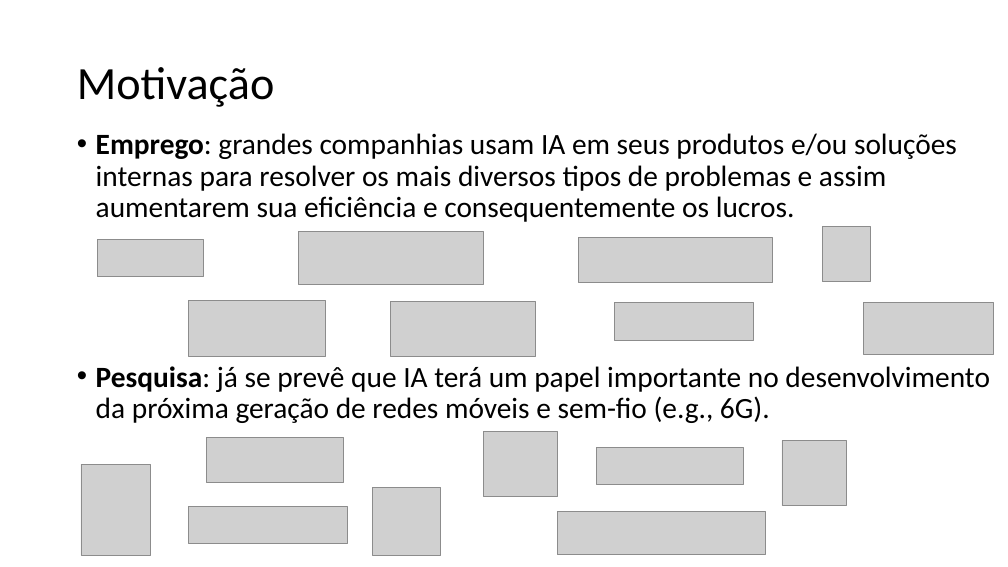
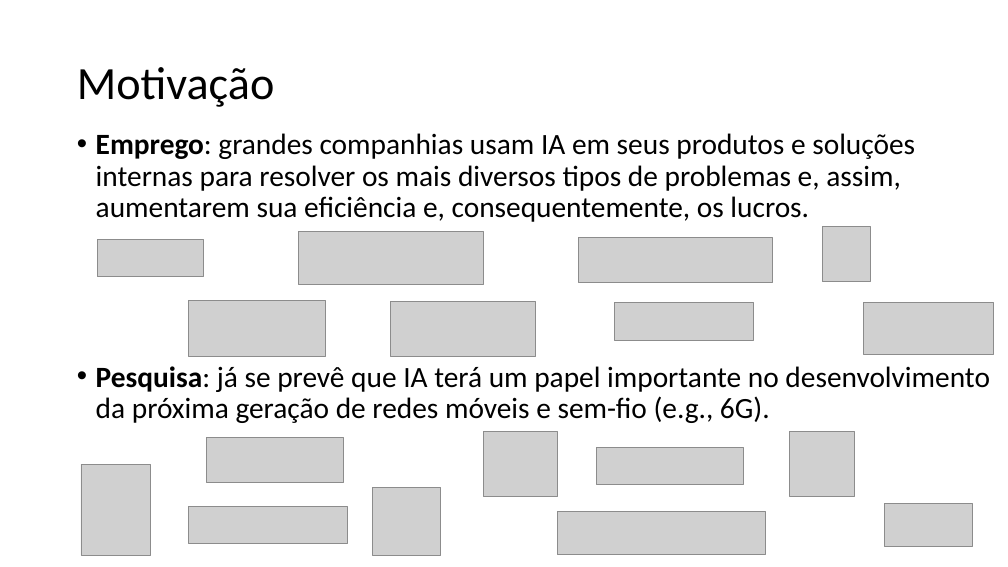
Before and after one commit to zz4fap/t319_aprendizado_de_maquina, a slide deck: slide 6 of slides/T319_Introdução.pptx. Drawn at 1008x567 pixels with LibreOffice and Linux fonts; fonts in the diff are those of the drawing; grey boxes stand for pictures. Boxes give left, top, right and bottom in pixels: in the first picture for what was removed or moved away, otherwise in the second. Text is boxed around its words. In the diff, an @@ line names an element or a change of style, - is before the commit and + after.

```diff
--- a/slides/T319_Introdução.pptx
+++ b/slides/T319_Introdução.pptx
@@ text at (x1=96, y1=133, x2=915, y2=222): text changed @@
-• Emprego: grandes companhias usam IA em seus produtos e/ou soluções internas para resolver os mais diversos tipos de problemas e assim aumentarem sua eficiência e consequentemente os lucros.
+• Emprego: grandes companhias usam IA em seus produtos e soluções internas para resolver os mais diversos tipos de problemas e, assim, aumentarem sua eficiência e, consequentemente, os lucros.
@@ picture moved from (x1=782, y1=441, x2=846, y2=506) to (x1=790, y1=432, x2=854, y2=497) @@
@@ picture added at (x1=885, y1=504, x2=972, y2=547) @@
```
Also in this commit, not shown: 17 other slides changed, 1 other file.
